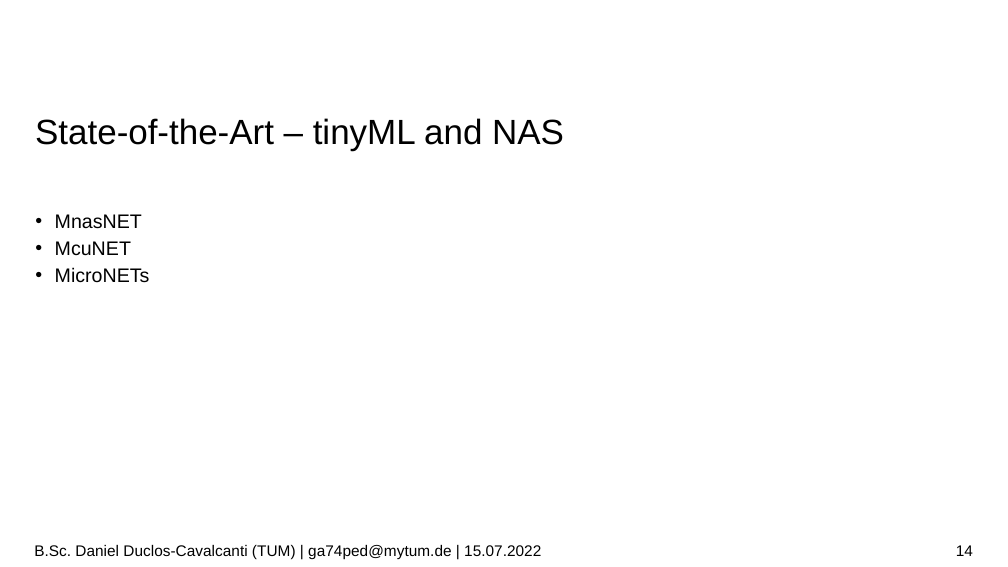
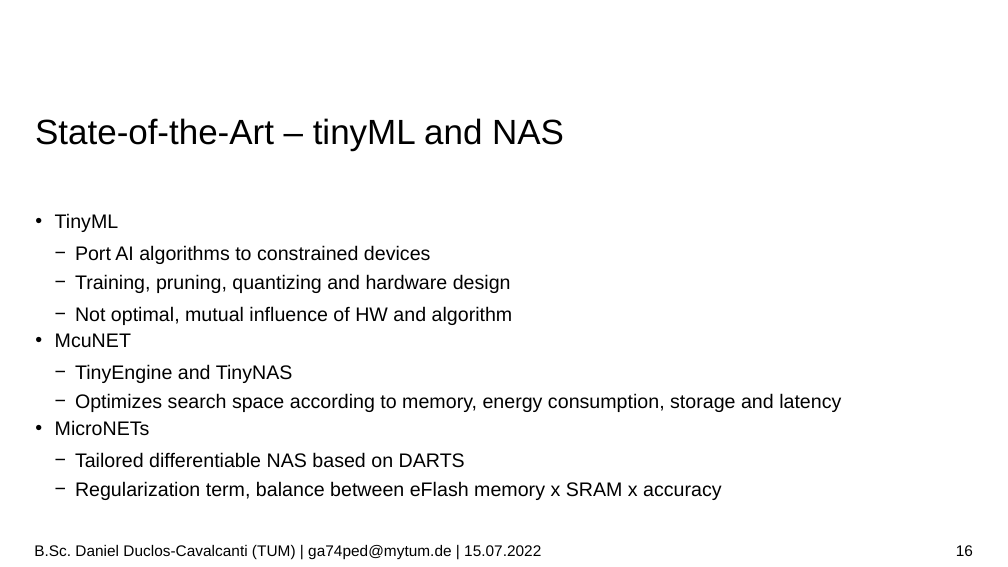
Before and after one commit to duclos-cavalcanti/tum-msei-seminar, a slide deck: slide 16 of pres.odp (slide 14 before the commit). Drawn at 1008x567 pixels with LibreOffice and Linux fonts; fonts in the diff are those of the drawing; background and template pictures are left out. Boxes give left, top, right and bottom in pixels: in the first picture for what was removed or moved away, otherwise in the second. Text is boxed around its words. In the diff, an @@ line names an element or a change of style, - is before the commit and + after.

```diff
--- a/pres.odp
+++ b/pres.odp
@@ text at [55,213,513,325]: text changed @@
-  • MnasNET
+  • TinyML
+    − Port AI algorithms to constrained devices
+    − Training, pruning, quantizing and hardware design
+    − Not optimal, mutual influence of HW and algorithm
@@ text at [75,364,841,412]: paragraphs added @@
+    − TinyEngine and TinyNAS
+    − Optimizes search space according to memory, energy consumption, storage and latency
@@ text at [75,452,722,500]: paragraphs added @@
+    − Tailored differentiable NAS based on DARTS
+    − Regularization term, balance between eFlash memory x SRAM x accuracy
@@ page number at [956,545,973,556]: text changed @@
-14
+16
```
Also in this commit, not shown: 9 other slides changed, 2 slides added, 2 other files.
